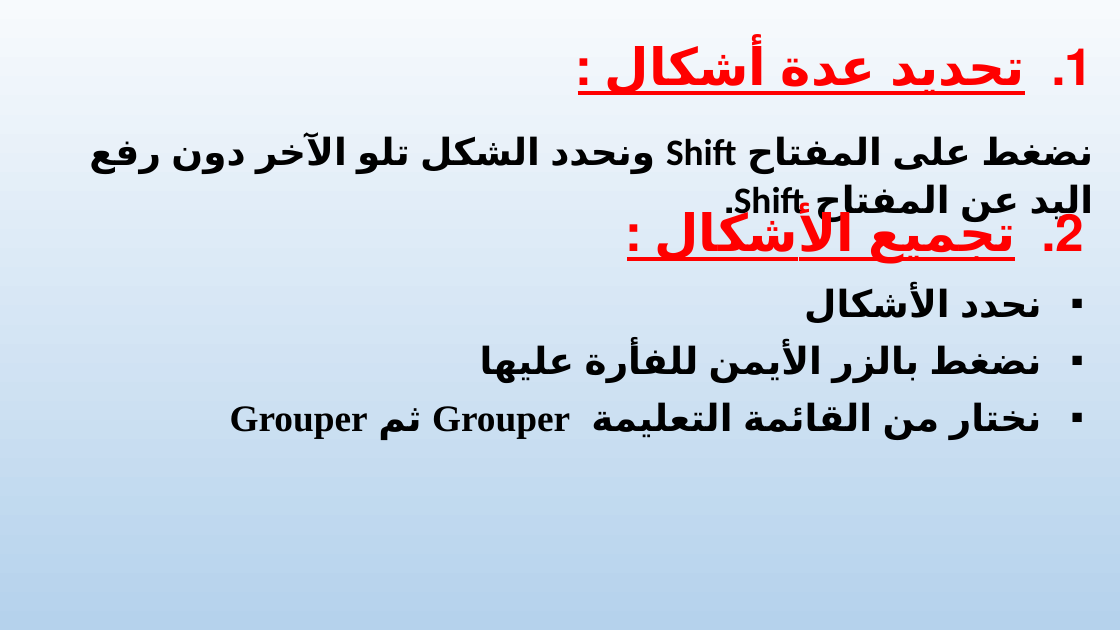
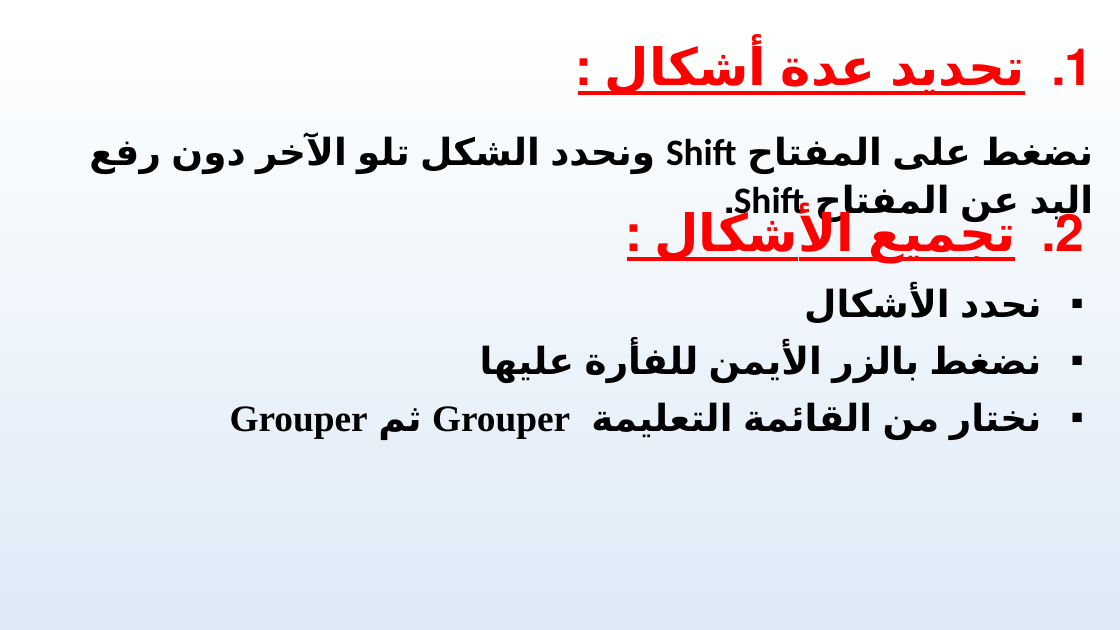
Before and after one commit to amirouche-test/cours, a slide deck: slide 6 of 2 am/2 الأشطال و الصور/cours 8/عرض الدرس.pptx. Drawn at 1120x630 pixels with LibreOffice and Linux fonts; fonts in the diff are those of the drawing. Boxes give left, top, right and bottom in pixels: in the first picture for what was removed or moved away, otherwise in the second. Text is boxed around its words. In the diff, an @@ line names an element or a change of style, - is before the commit and + after.

```diff
--- a/2 am/2 الأشطال و الصور/cours 8/عرض الدرس.pptx
+++ b/2 am/2 الأشطال و الصور/cours 8/عرض الدرس.pptx
@@ background gradient #F7FAFD to #B5D2EC to #CEE1F2 to gradient #FFFFFF to #DEEBF7 @@
```
Also in this commit, not shown: 1 other slide changed, 2 other files.
